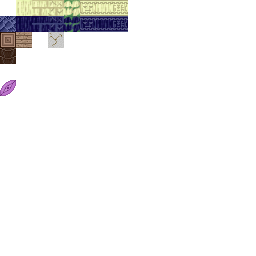
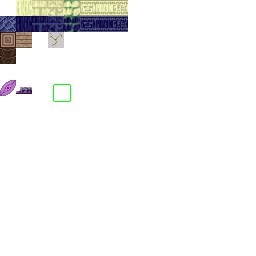
Layers edited between the first and the second 256x256 image:
added layer "Layer 5" above "Ender Crystal" over [16, 87, 32, 94]
showed "Texspace" over [53, 84, 71, 102]
